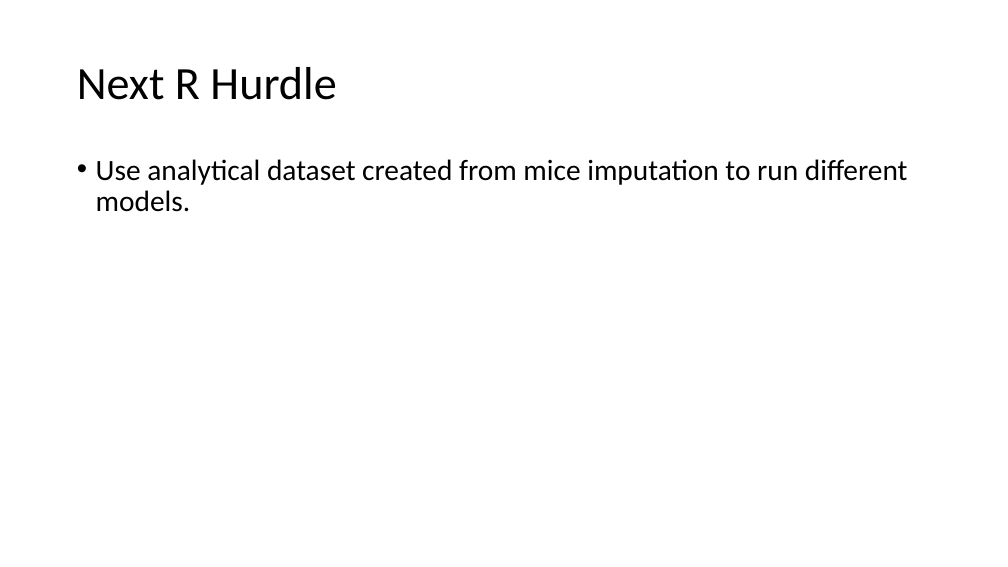
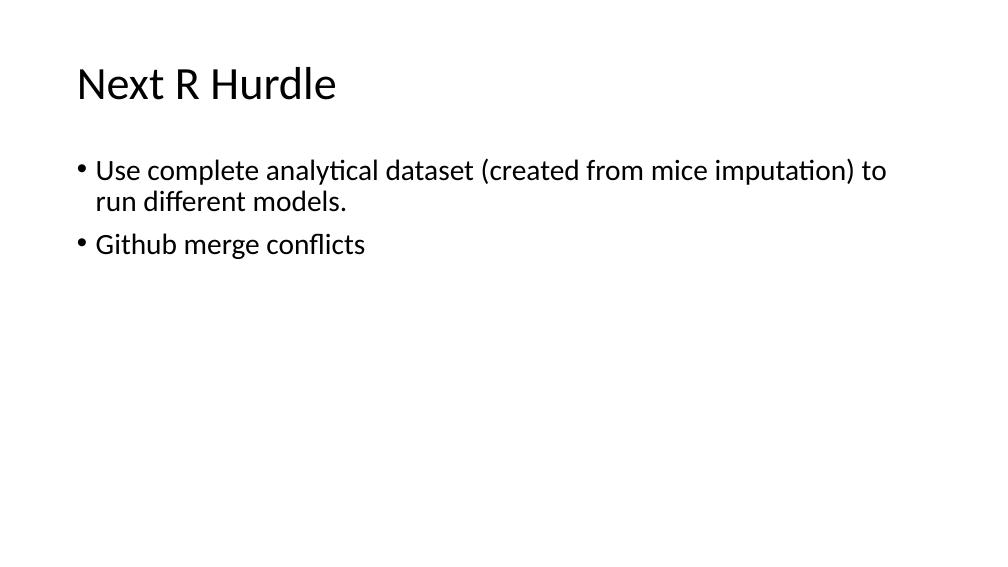
Before and after one commit to apedraza1234/socialfear, a slide deck: slide 17 of class_presentation.pptx (slide 14 before the commit). Drawn at 1008x567 pixels with LibreOffice and Linux fonts; fonts in the diff are those of the drawing. Boxes give left, top, right and bottom in pixels: in the first picture for what was removed or moved away, otherwise in the second. Text is boxed around its words. In the diff, an @@ line names an element or a change of style, - is before the commit and + after.

```diff
--- a/class_presentation.pptx
+++ b/class_presentation.pptx
@@ text at (x1=96, y1=158, x2=887, y2=259): text changed @@
-• Use analytical dataset created from mice imputation to run different models.
+• Use complete analytical dataset (created from mice imputation) to run different models.
+• Github merge conflicts
```
Also in this commit, not shown: 9 other slides changed, 4 slides added, 1 slide removed, 4 other files.
